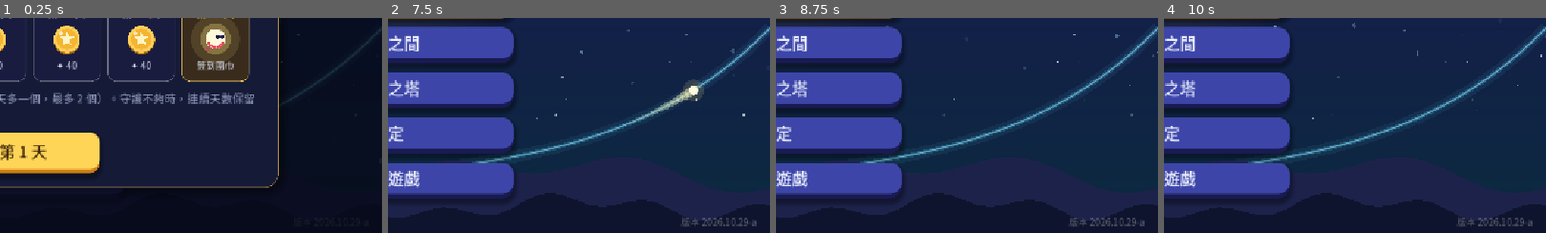
Above: before the commit, frames 1-4 (left to right).
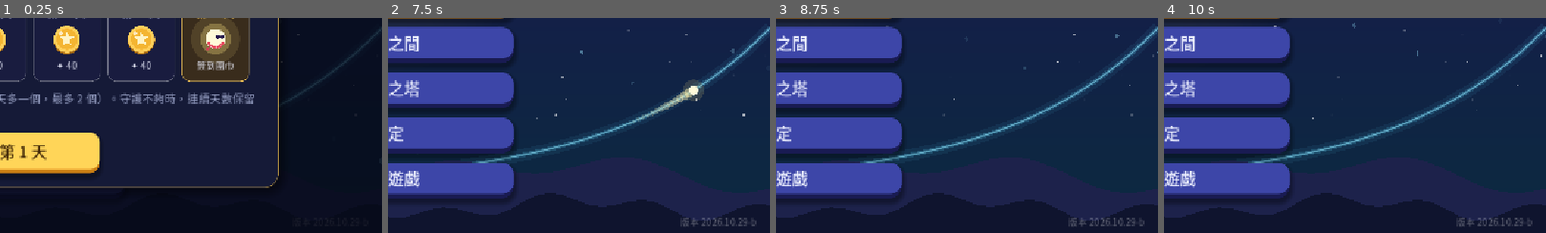
Above: after the commit, the same moments.

Repository: sam2068csie/light-spirit-journey
Game: Godot game, scene res://main_menu.tscn
Same seed, same stepped clock (60 frames per second), same inputs: the game is played once before the commit and once after it.
Inputs (mouse positions are % of the whole screen's width and height, from its top left):
- Up to frame 1 (0.25 s): no input
- Up to frame 2 (7.5 s): click "開始冒險" at 0.5 s; click "開始冒險" at 1.25 s; click "修煉之間" at 2 s; click "終焉之塔" at 2.75 s; click "設定" at 3.5 s; click "離開遊戲" at 4.25 s; click "每日任務" at 5 s; click "光靈扭蛋" at 5.75 s; click "光靈衣櫃" at 6.5 s; click "✕" at 7.25 s
- Up to frame 3 (8.75 s): tap Enter at 8 s; drag from (50, 50) to (60, 28) at 8.02 s
- Up to frame 4 (10 s): drag from (30, 55) to (45, 70) at 8.77 s; move the mouse to (60, 28) at 9.52 s; hold Right from 9.53 s (still down); tap 9 at 9.6 s; click (60, 28) at 9.67 s
The pictures show only the part of the screen within x 50-100%, y 50-100%; the shares and areas given below are measured in that part.

The runs differ from the first frame. In frame 2, 0.1% of the frame differs, in the area x 76-97%, y 92-97%; in frame 3, 0.1%; in frame 4, 0.1%.

Commit message:
終焉之塔 判斷題：卡片與理由可以按住上下拖動捲動 (BUILD 2026.10.29-b)
Co-Authored-By: Claude Opus 5.5 <noreply@anthropic.com>
Claude-Session: https://claude.ai/code/session_01RombajUyooAJ6yvir5uviP

Diff:
--- a/data/boss_tower.gd
+++ b/data/boss_tower.gd
@@ -561,9 +561,11 @@
 		var c: Dictionary = cards[i]
 		var panel := PanelContainer.new()
 		panel.add_theme_stylebox_override("panel", UITheme.box(Color(1, 1, 1, 0.04), 12, Color(1, 1, 1, 0.08), 1, 4))
+		panel.mouse_filter = Control.MOUSE_FILTER_PASS      # 手指按在卡片上也能上下拖動捲動（理由展開後常超出畫面）
 		widget_box.add_child(panel)
 		var row := HBoxContainer.new()
 		row.add_theme_constant_override("separation", 10)
+		row.mouse_filter = Control.MOUSE_FILTER_PASS
 		panel.add_child(row)
 		var lt := Label.new()
 		lt.text = letters[i]
@@ -581,12 +583,15 @@
 		st.font_size = UITheme.fs(17)
 		st.max_width = INNER_W - 18 - 2 * 58 - 50
 		st.text = c.s
+		st.mouse_filter = Control.MOUSE_FILTER_PASS
+		mid.mouse_filter = Control.MOUSE_FILTER_PASS
 		mid.add_child(st)
 		var why := MathLabel.new()
 		why.font_size = UITheme.fs(14)
 		why.max_width = st.max_width
 		why.color = UITheme.TEXT_DIM
 		why.visible = false
+		why.mouse_filter = Control.MOUSE_FILTER_PASS
 		mid.add_child(why)
 		var btns := []
 		for v in [true, false]:
@@ -650,16 +655,16 @@
 				b.modulate.a = 0.35
 	if wrong == 0:
 		Game.of(self).sfx("correct")
-		_hint("全部判斷正確！", "good")
+		_hint("全部判斷正確！（理由可以上下滑動查看）", "good")
 	elif wrong == 1:
 		penalty += 1
 		Game.of(self).sfx("tick")
-		_hint("錯了 1 張，不扣心。看一下紅色那張的理由。", "info")
+		_hint("錯了 1 張，不扣心。看一下紅色那張的理由（可以上下滑動）。", "info")
 	else:
 		_lose_heart()
 		if _out_of_hearts():
 			return
-		_hint("錯了 %d 張，扣一顆心。每張卡片下面都有理由。" % wrong, "bad")
+		_hint("錯了 %d 張，扣一顆心。每張卡片下面都有理由（可以上下滑動）。" % wrong, "bad")
 	_wait_continue()
 
 
--- a/data/game.gd
+++ b/data/game.gd
@@ -550,7 +550,7 @@
 
 const DQ := preload("daily_quests.gd")
 ## 版本號（主畫面右下角會顯示）：每次交給你新的檔案時更新，方便確認手機上裝的是不是最新版
-const BUILD := "2026.10.29-a"
+const BUILD := "2026.10.29-b"
 
 
 ## 讀取各單元的資料；舊存檔（還沒有單元的版本）的今日修煉、終焉之塔紀錄搬到「指數與對數」
